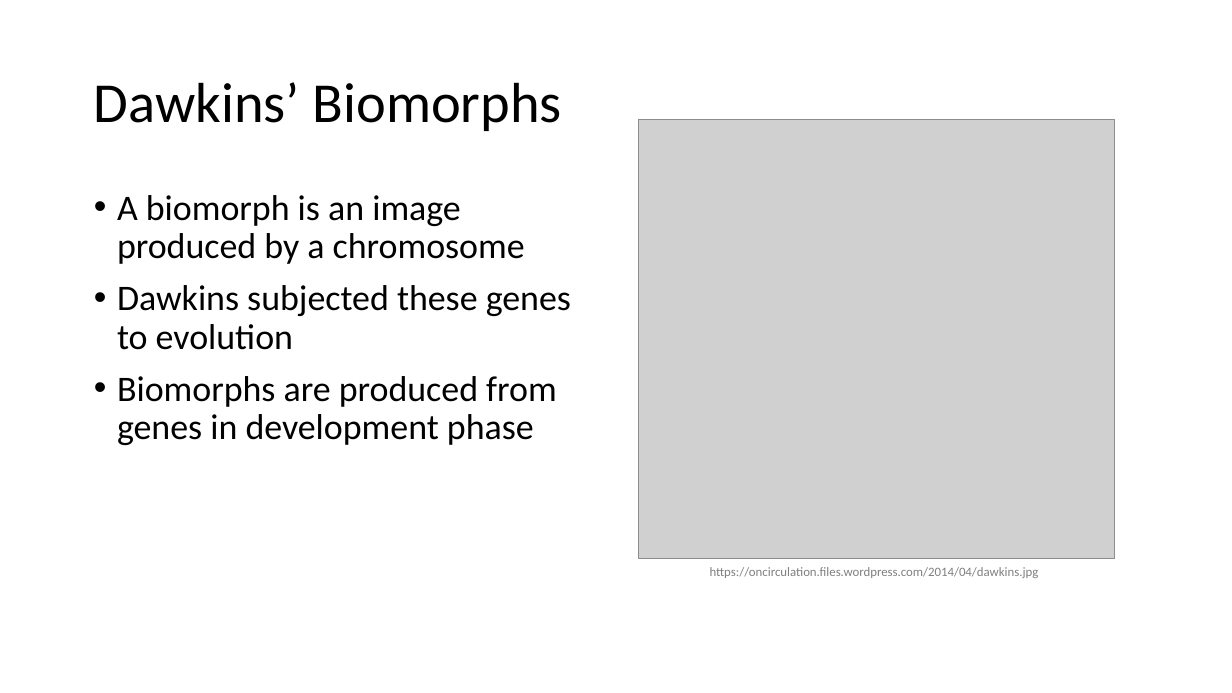
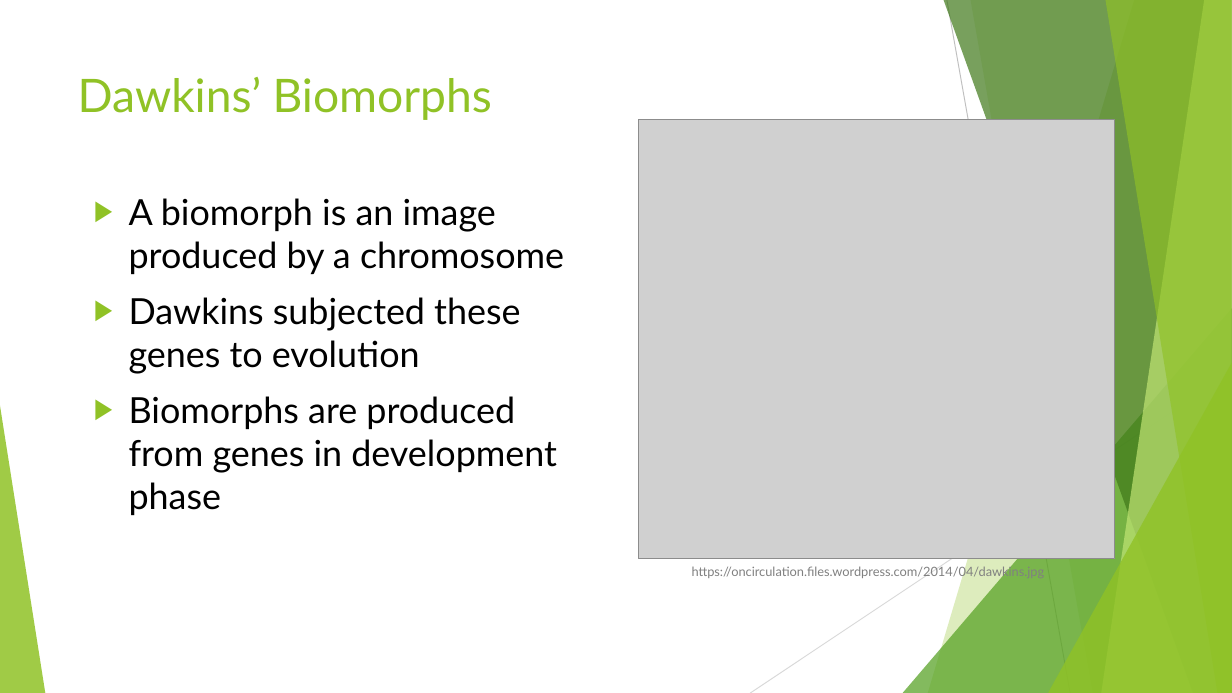
Before and after one commit to BenChurch/Fall2016, a slide deck: slide 18 of CISC879/ChapterPresentation/LectureSlidesCh8.pptx. Drawn at 1232x693 pixels with LibreOffice and Linux fonts; fonts in the diff are those of the drawing; grey boxes stand for pictures. Boxes give left, top, right and bottom in pixels: in the first picture for what was removed or moved away, otherwise in the second. Text is boxed around its words. In the diff, an @@ line names an element or a change of style, - is before the commit and + after.

```diff
--- a/CISC879/ChapterPresentation/LectureSlidesCh8.pptx
+++ b/CISC879/ChapterPresentation/LectureSlidesCh8.pptx
@@ title "Dawkins’ Biomorphs": place and size @@
-title "Dawkins’ Biomorphs" at (94,82,562,131)
+title "Dawkins’ Biomorphs" at (78,77,492,120)
@@ title "Dawkins’ Biomorphs" at (78,77,492,120): size 44 to 36 pt, font Calibri to Lato, text colour #000000 to #90C226; line spacing 0.9 to 1; vertical alignment middle to top @@
@@ text "A biomorph is an image ..." at (129,198,564,515): font Calibri to Lato; bullet • to ▶; line spacing 0.9 to 1 @@
@@ group added at (0,0,1232,693): 5 freeform shapes, 3 triangles, 2 lines @@
@@ text "https://oncirculation.files.wordpress.com/2014/04/dawkins.jp ...": place and size @@
-text "https://oncirculation.files.wordpress.com/2014/04/dawkins.jp ..." at (710,567,1039,578)
+text "https://oncirculation.files.wordpress.com/2014/04/dawkins.jp ..." at (692,565,1045,579)
@@ text "https://oncirculation.files.wordpress.com/2014/04/dawkins.jp ..." at (692,565,1045,579): font Calibri to Lato @@
```
Also in this commit, not shown: 40 other slides changed, 1 slide added, 6 slides removed, 1 other file.
